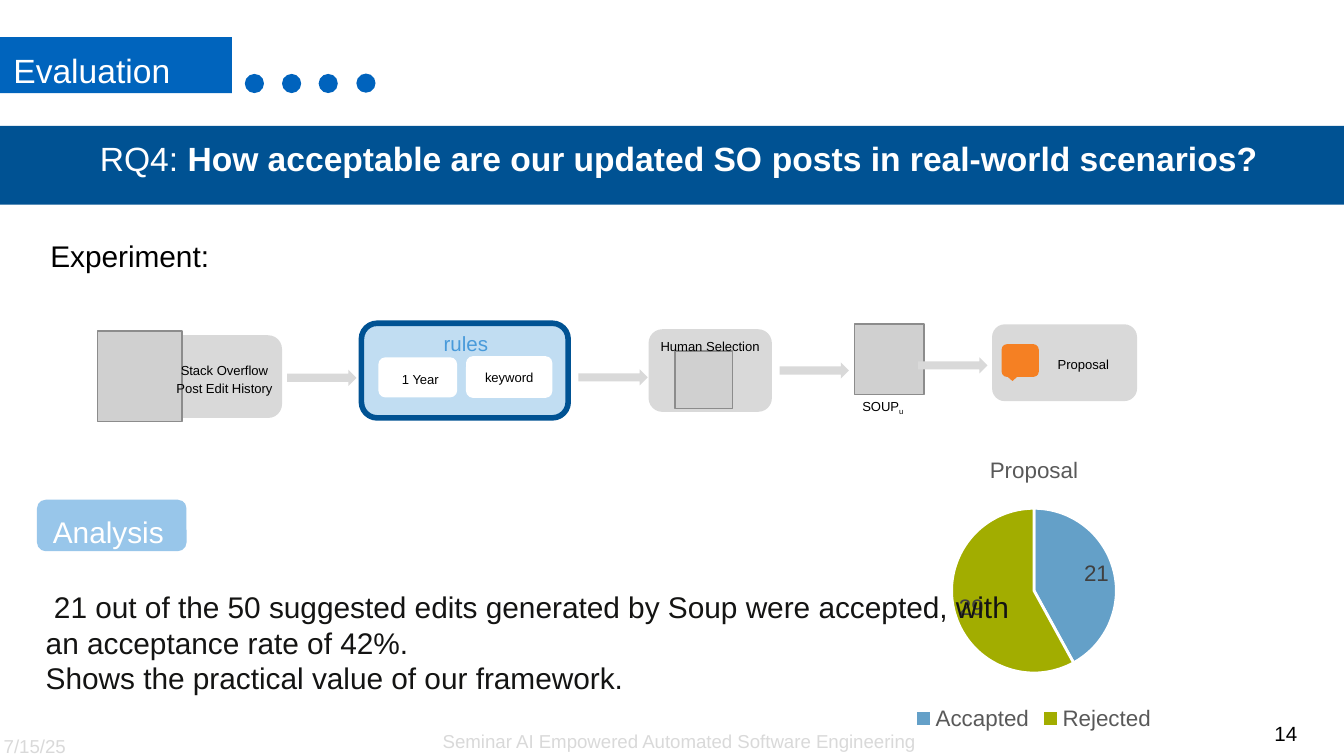
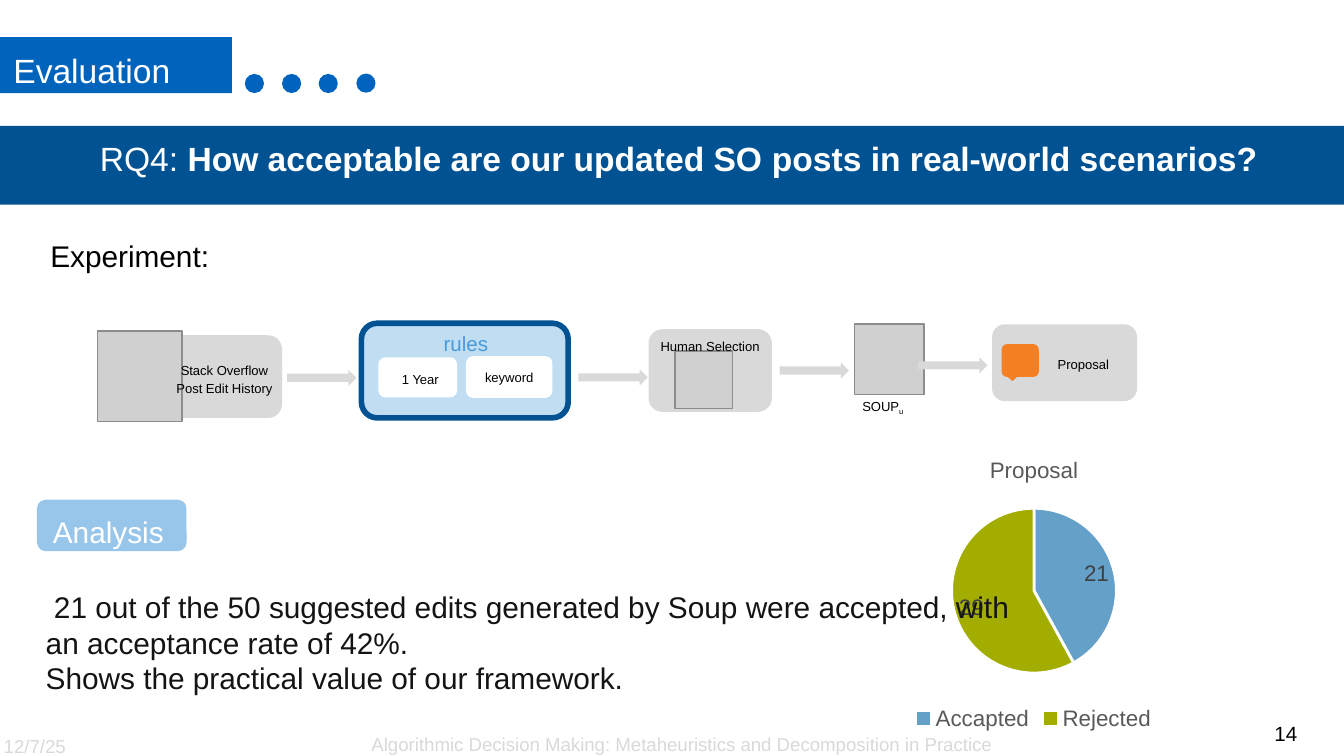
Before and after one commit to SinYita/VRPTW_solver, a slide deck: slide 14 of Presentation.pptx. Drawn at 1344x756 pixels with LibreOffice and Linux fonts; fonts in the diff are those of the drawing; grey boxes stand for pictures; background and template pictures are left out. Boxes give left, top, right and bottom in pixels: in the first picture for what was removed or moved away, otherwise in the second. Text is boxed around its words. In the diff, an @@ line names an element or a change of style, - is before the commit and + after.

```diff
--- a/Presentation.pptx
+++ b/Presentation.pptx
@@ text at (x1=4, y1=736, x2=66, y2=756): text changed @@
-7/15/25
+12/7/25
@@ text added at (x1=371, y1=734, x2=992, y2=755), 10 pt, text #D9D9D9 @@
+Algorithmic Decision Making: Metaheuristics and Decomposition in Practice
@@ text removed at (x1=443, y1=732, x2=915, y2=753) @@
-Seminar AI Empowered Automated Software Engineering
```
Also in this commit, not shown: 15 other slides changed, 5 other files.
